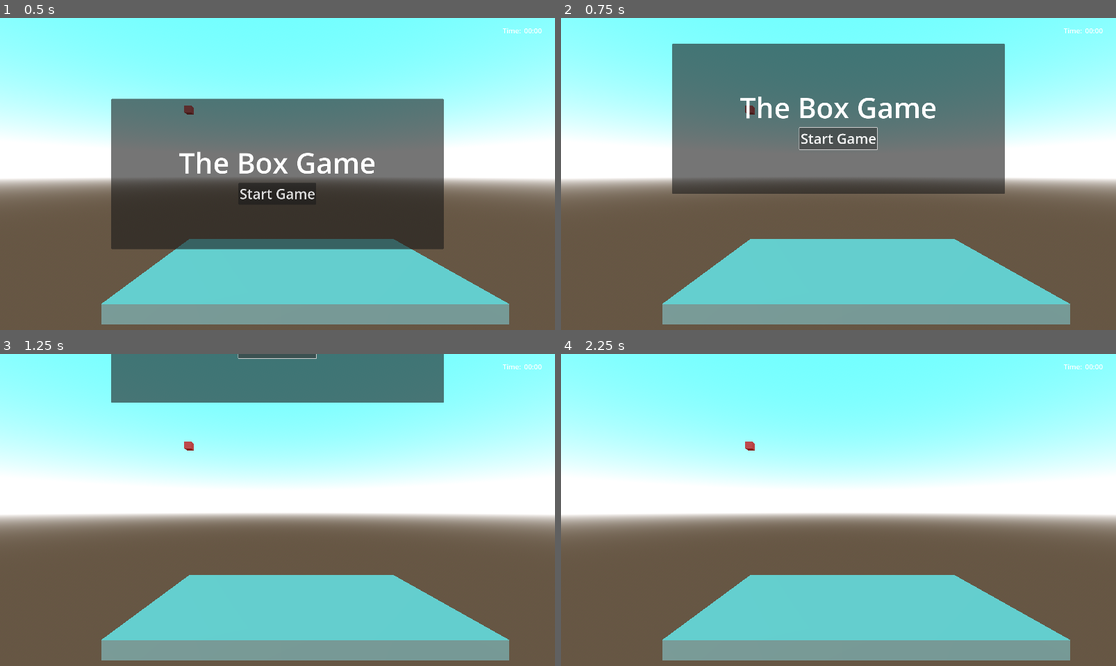
Above: before the commit, frames 1-4 (two rows, left to right).
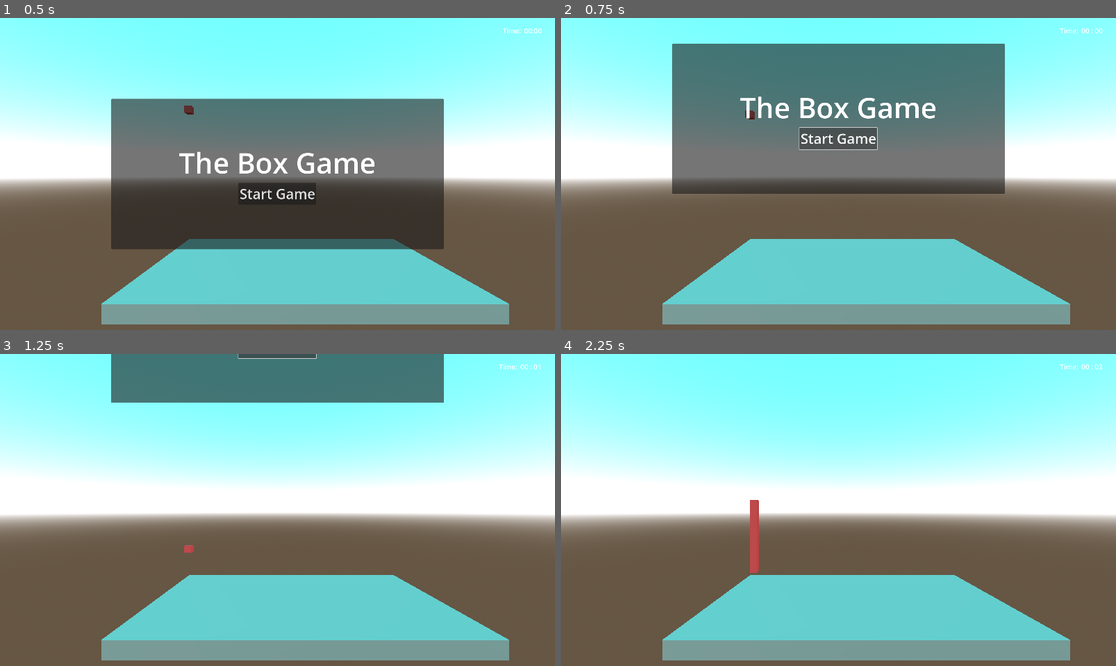
Above: after the commit, the same moments.

Repository: AtlasWongy/gmtk_game_jam_2024
Game: Godot game, scene res://scenes/test_level.tscn
Same seed, same stepped clock (60 frames per second), same inputs: the game is played once before the commit and once after it.
Inputs:
- Up to frame 1 (0.5 s): no input
- Up to frame 2 (0.75 s): click "Start Game" at 0.5 s
- Up to frame 3 (1.25 s): no input
- Up to frame 4 (2.25 s): tap Enter (ui_accept) at 1.25 s; hold Up (ui_up) 1.28-2.03 s; hold G (grow) 1.28-2.03 s; tap Space (jump) at 1.52 s; hold Down (ui_down) from 2.03 s (still down); tap Right (movement) at 2.1 s

Frame 1 is identical in both runs. In frame 2, 0.1% of the frame differs, in the area x 33-98%, y 3-33%; in frame 3, 0.1%; in frame 4, 0.5%, in the area x 33-98%, y 3-71%.
Error before the commit: Parse Error: Member "set_game_over_menu" is not a function. (res://singletons/game_manager.gd:47)

Commit message:
minor update

Diff:
--- a/singletons/game_manager.gd
+++ b/singletons/game_manager.gd
@@ -29,8 +29,8 @@
 
 func _on_set_game_state(_game_state):
 	game_state = _game_state
-	if game_state == GameState.GAME_OVER_LOSE or game_state == GameState.GAME_OVER_WIN:
-		toggle_game_over()
+# 	if game_state == GameState.GAME_OVER_LOSE or game_state == GameState.GAME_OVER_WIN:
+# 		toggle_game_over()
 
 func toggle_pause() -> void:
 	if get_tree().paused:
@@ -42,8 +42,8 @@
 		game_state = GameState.PAUSED
 		SignalBus.set_pause_menu.emit(true)
 
-func toggle_game_over() -> void:
-	if game_state == GameState.GAME_OVER_LOSE:
-		SignalBus.set_game_over_menu(3)
-	elif game_state == GameState.GAME_OVER_WIN:
-		SignalBus.set_game_over_menu(4)
+# func toggle_game_over() -> void:
+# 	if game_state == GameState.GAME_OVER_LOSE:
+# 		SignalBus.set_game_over_menu(3)
+# 	elif game_state == GameState.GAME_OVER_WIN:
+# 		SignalBus.set_game_over_menu(4)
